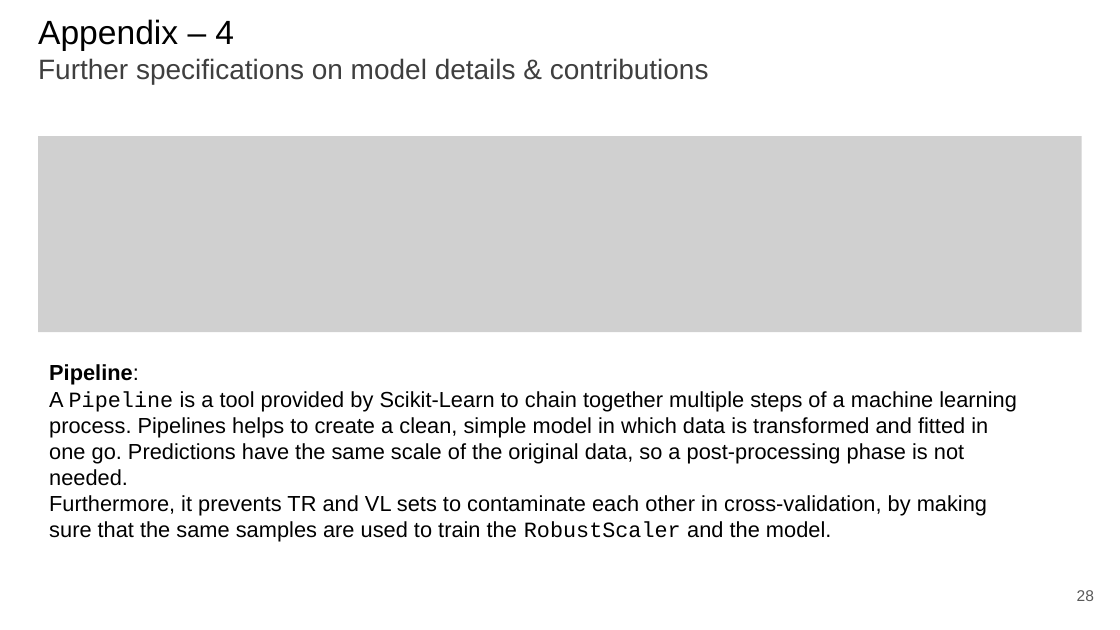
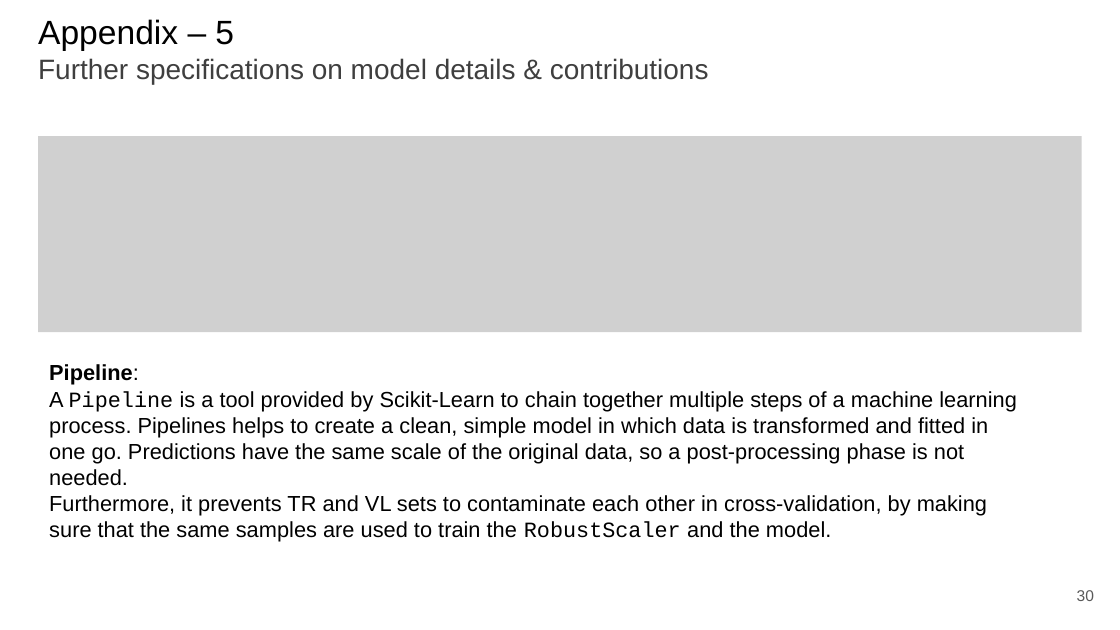
Before and after one commit to paolo-junior-mollica/machine-learning-project, a slide deck: slide 30 of relazione/ML-2023-PRJ-Slides-Demo.pptx (slide 28 before the commit). Drawn at 1120x630 pixels with LibreOffice and Linux fonts; fonts in the diff are those of the drawing; grey boxes stand for pictures. Boxes give left, top, right and bottom in pixels: in the first picture for what was removed or moved away, otherwise in the second. Text is boxed around its words. In the diff, an @@ line names an element or a change of style, - is before the commit and + after.

```diff
--- a/relazione/ML-2023-PRJ-Slides-Demo.pptx
+++ b/relazione/ML-2023-PRJ-Slides-Demo.pptx
@@ title at (38, 19, 709, 84): text changed @@
-Appendix – 4
-Further specifications on model details & contributions
+Appendix – 5
+Further specifications on model details & contributions
@@ page number at (1077, 590, 1094, 601): text changed @@
-28
+30
```
Also in this commit, not shown: 10 other slides changed, 4 slides added, 2 slides removed.
